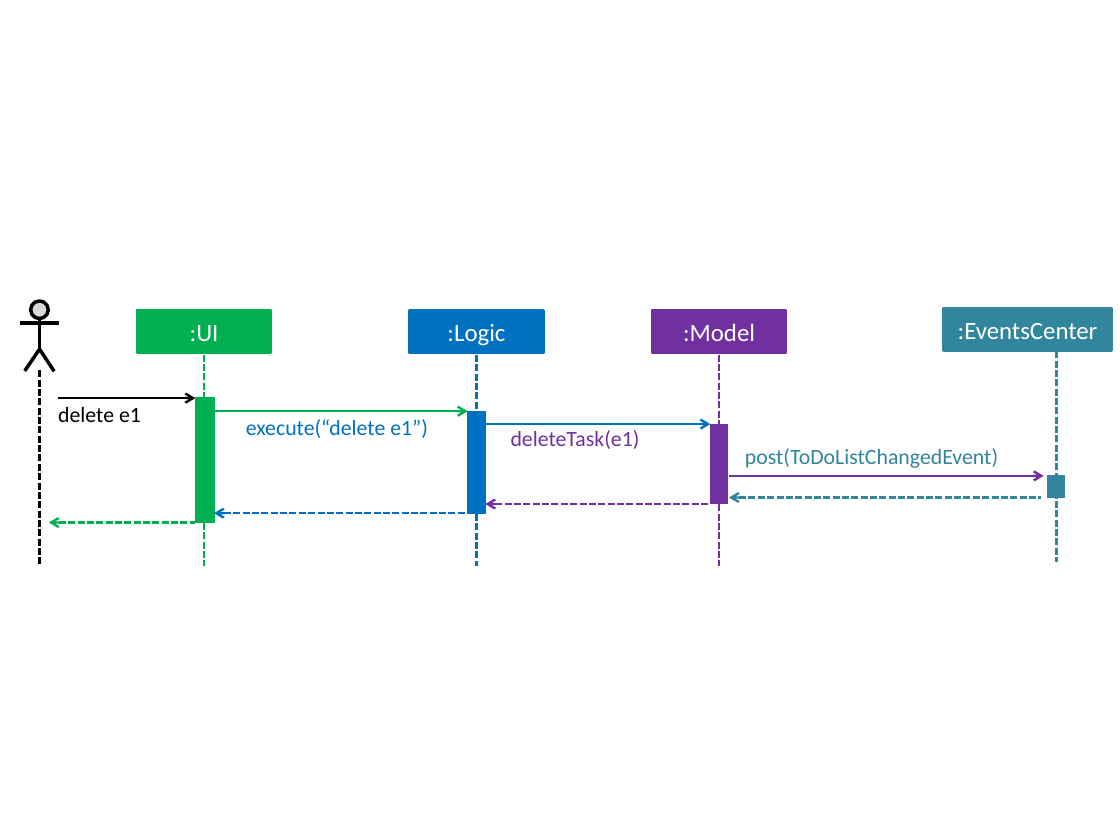
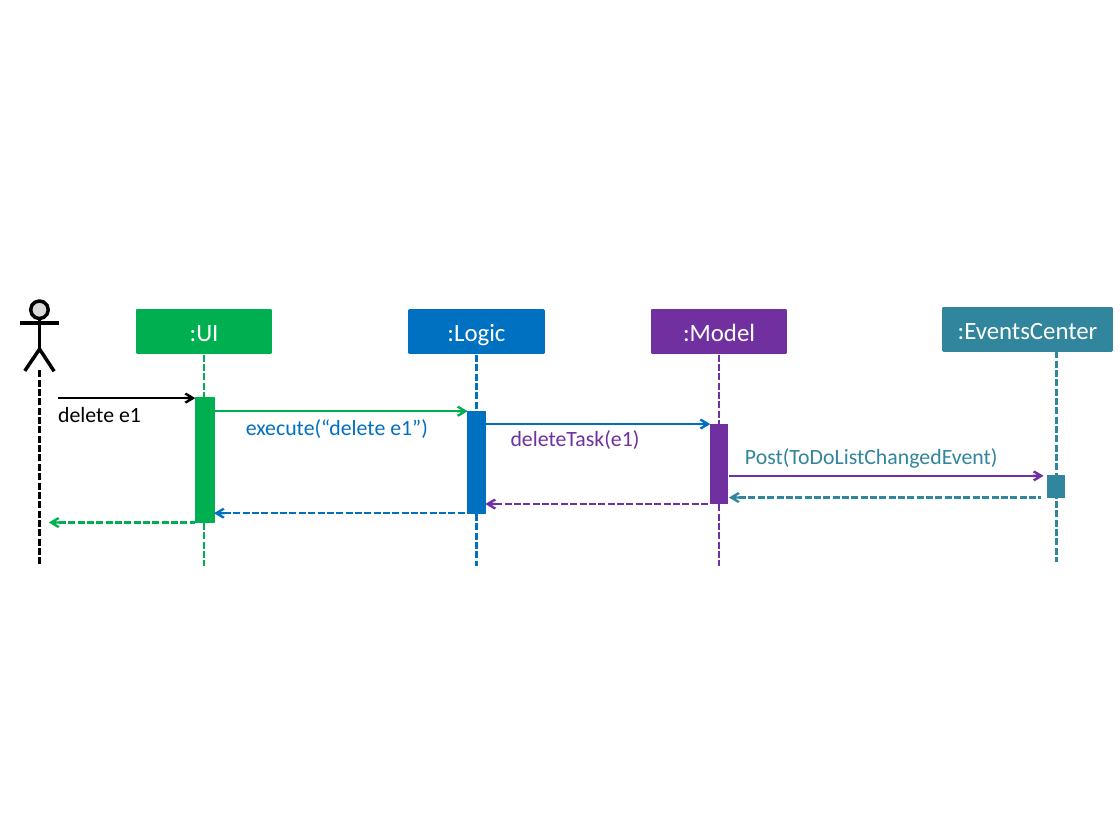
Before and after one commit to CS2103JAN2017-F14-B1/addressbook-level4, a slide deck: slide 2 of docs/diagrams/DG_diagrams.pptx. Drawn at 1120x840 pixels with LibreOffice and Linux fonts; fonts in the diff are those of the drawing. Boxes give left, top, right and bottom in pixels: in the first picture for what was removed or moved away, otherwise in the second. Text is boxed around its words. In the diff, an @@ line names an element or a change of style, - is before the commit and + after.

```diff
--- a/docs/diagrams/DG_diagrams.pptx
+++ b/docs/diagrams/DG_diagrams.pptx
@@ text at bbox=[745, 448, 998, 468]: text changed @@
-post(ToDoListChangedEvent)
+Post(ToDoListChangedEvent)
```
Also in this commit, not shown: 1 other slide changed, 5 other files.
